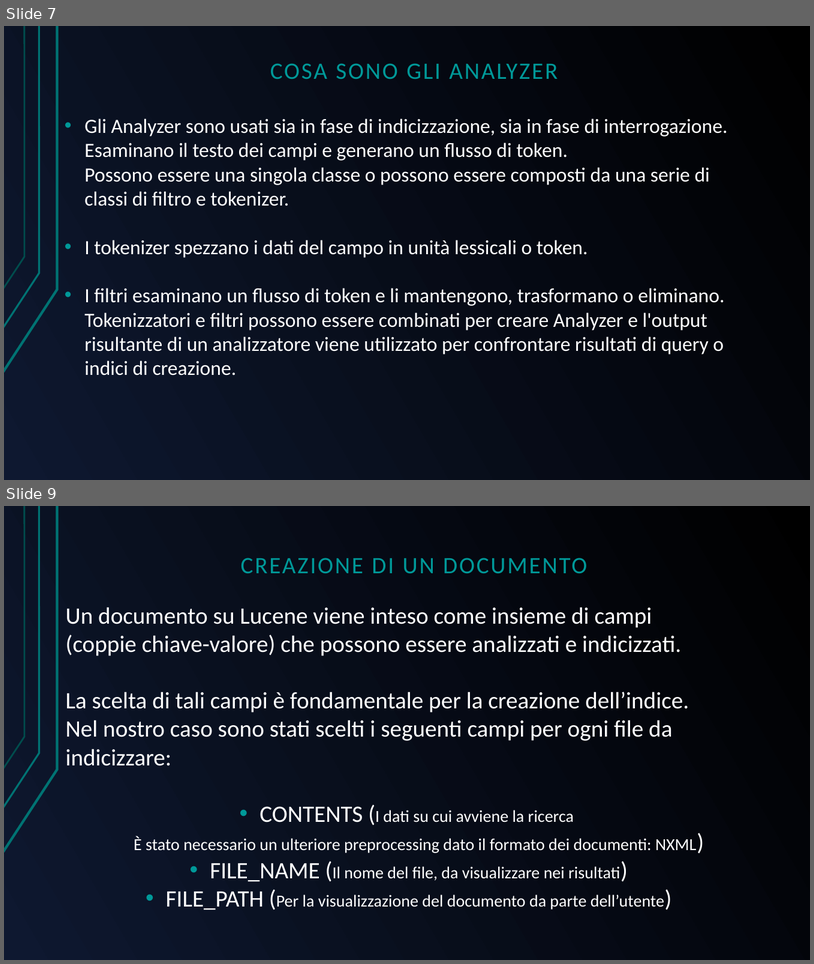
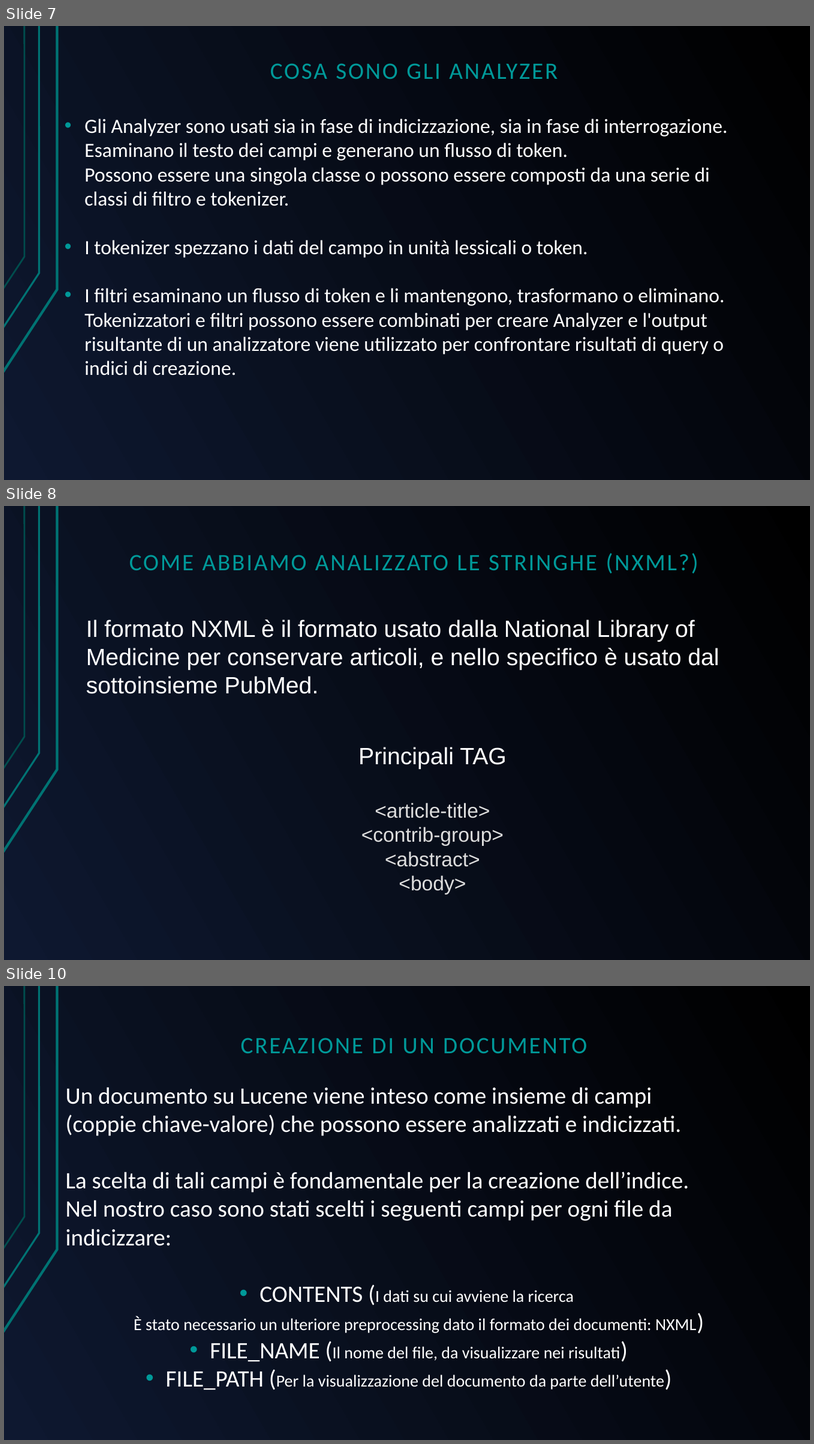
Before and after one commit to GreRagu/ProgettoGavi, a slide deck: Hegregio.odp. Shown one above the other, each under a label of ours: slides 7 and 9 before the commit, slides 7, 8 and 10 after it; the slides between them are not shown. The pictures are 814x964 and 814x1444 pixels, drawn with LibreOffice and Linux fonts; fonts in the diff are those of the drawing. Boxes give left, top, right and bottom in pixels: in the first picture for what was removed or moved away, otherwise in the second. Text is boxed around its words. In the diff, an @@ line names an element or a change of style, - is before the commit and + after.

```diff
--- a/Hegregio.odp
+++ b/Hegregio.odp
@@ slide 8 added at (4, 506, 810, 960), background gradient #000000 to #0E1830; not listed: 3 template elements that a slide beside it also shows @@
@@ text added at (129, 553, 699, 573), 28 pt, text #009999 @@
+COME ABBIAMO ANALIZZATO LE STRINGHE (NXML?)
@@ text added at (86, 619, 719, 694), 28 pt, text #FFFFFF @@
+Il formato NXML è il formato usato dalla National Library of Medicine per conservare articoli, e nello specifico è usato dal sottoinsieme PubMed.
@@ text added at (359, 747, 507, 894), 24 pt, text #DDDDDD @@
+Principali TAG
+<article-title>
+<contrib-group>
+<abstract>
+<body>
@@ what was slide 9 is now slide 10 @@
```
Also in this commit, not shown: 5 slides changed, 2 other slides added, 4 slides removed, 1 other file.
